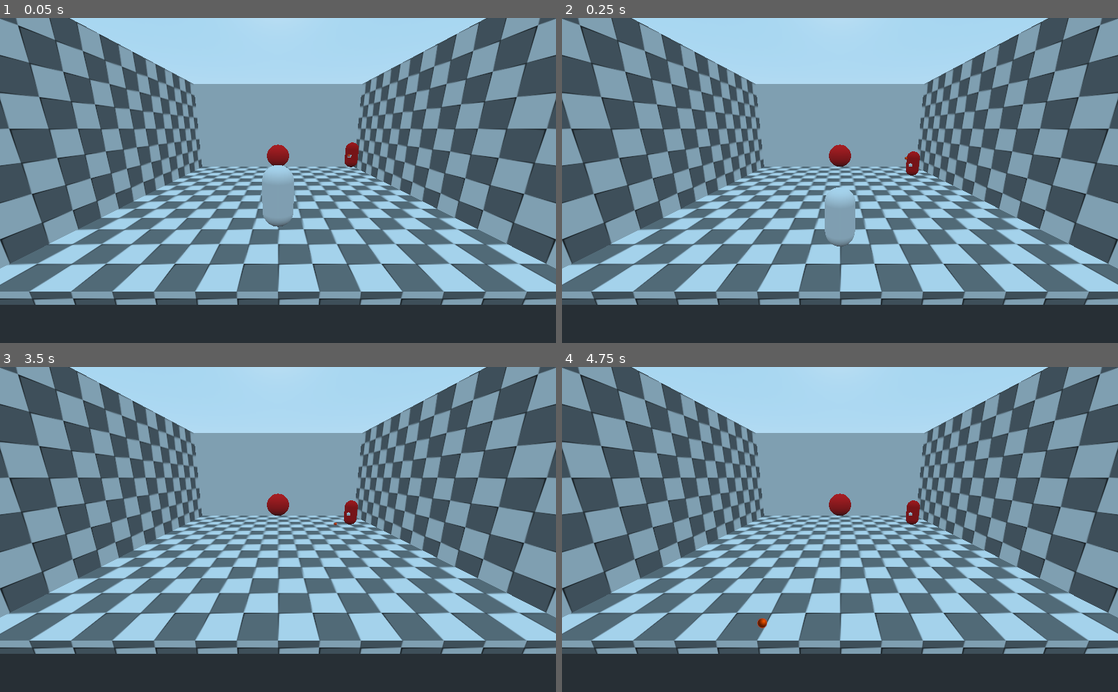
Above: before the commit, frames 1-4 (two rows, left to right).
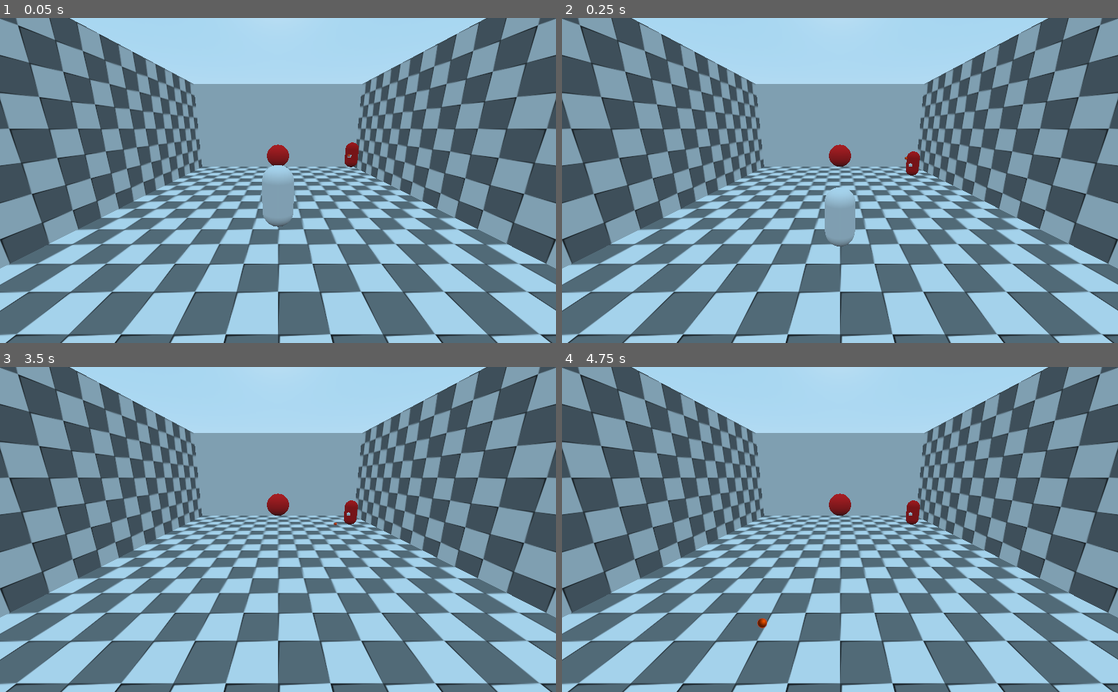
Above: after the commit, the same moments.

Repository: hellocld/bgsjam-xviii
Game: Godot game, scene res://Scenes/AAA_Primary/HallwayManager/HallwayManager.tscn
The game is run twice, just before and just after one commit, with the same random seed, the same clock (stepped at 60 frames per second) and the same inputs. The project has no main scene, so this scene is started directly.
Inputs:
- Up to frame 1 (0.05 s): no input
- Up to frame 2 (0.25 s): no input
- Up to frame 3 (3.5 s): tap Enter at 0.5, 2 s; tap Space at 1.25, 2.75 s
- Up to frame 4 (4.75 s): tap Enter at 4.25 s

The runs differ from the first frame. In frame 1, 15% of the frame differs, in the area x 0-100%, y 24-100%; in frame 2, 15%; in frame 3, 15%; in frame 4, 15%.
Error in both runs: Invalid get index 'global_transform' (on base: 'previously freed instance'). (res://Scenes/Creatures/Enemies/TestEnemy/WeaponPivot.gd:7)

Commit message:
Creature cleanup on hall completion

Diff:
--- a/Scenes/AAA_Primary/HallwayManager/HallwayManager.gd
+++ b/Scenes/AAA_Primary/HallwayManager/HallwayManager.gd
@@ -34,11 +34,11 @@
 
 
 func add_bullet(bullet:BaseCreature) -> void:
-	$Bullets.add_child(bullet)
+	get_active_hallway().add_creature(bullet)
 
 
 func add_enemy(enemy:BaseCreature) -> void:
-	$Enemies.add_child(enemy)
+	get_active_hallway().add_creature(enemy)
 
 
 func get_active_hallway() -> Hallway:
--- a/Scenes/AAA_Primary/HallwayManager/HallwayManager.tscn
+++ b/Scenes/AAA_Primary/HallwayManager/HallwayManager.tscn
@@ -7,10 +7,6 @@
 [node name="HallwayManager" type="Spatial"]
 script = ExtResource( 1 )
 Hallway_Tiles = [ ExtResource( 3 ) ]
-
-[node name="Enemies" type="Spatial" parent="."]
-
-[node name="Bullets" type="Spatial" parent="."]
 
 [node name="Hallways" type="Spatial" parent="."]
 __meta__ = {
--- a/Scenes/Creatures/AAA_Baseline/Health.gd
+++ b/Scenes/Creatures/AAA_Baseline/Health.gd
@@ -11,6 +11,8 @@
 	health = Max_Health
 
 func take_damage(damage) -> void:
+	if health <= 0:
+		return # no need to do the math or emit signals multiple times
 	health -= damage
 	if health <= 0:
 		emit_signal("killed")
--- a/Scenes/Hallways/AAA_Baseline/BaseHallway.gd
+++ b/Scenes/Hallways/AAA_Baseline/BaseHallway.gd
@@ -1,10 +1,26 @@
 class_name Hallway
 extends Spatial
+
+
+
+func add_creature(creature:BaseCreature) -> void:
+	$Creatures.add_child(creature)
 
 
 func get_next_hall_connector() -> Transform:
 	return $NextHallConnector.global_transform
 
 
+func cleanup_creatures() -> void:
+	for child in $Creatures.get_children():
+		for subchild in child.get_children():
+			if subchild.has_method("take_damage"):
+				subchild.take_damage(999999)
+
+
 func hall_ready_to_transition() -> void:
 	EventBus.emit_signal("hall_transtion_start")
+
+
+func _on_this_hall_completed() -> void:
+	cleanup_creatures()
--- a/Scenes/Hallways/AAA_Baseline/BaseHallway.tscn
+++ b/Scenes/Hallways/AAA_Baseline/BaseHallway.tscn
@@ -9,3 +9,5 @@
 __meta__ = {
 "_editor_description_": "Global transform where HallwayManager will instance next Hallway."
 }
+
+[node name="Creatures" type="Spatial" parent="."]
--- a/Scenes/Hallways/TestHallway/TestHallway.tscn
+++ b/Scenes/Hallways/TestHallway/TestHallway.tscn
@@ -25,32 +25,33 @@
 transform = Transform( 1, 0, 0, 0, 1, 0, 0, 0, 1, 0, 0, -4.5 )
 width = 8.0
 height = 0.2
-depth = 8.0
+depth = 10.0
 
 [node name="Wall" type="CSGBox" parent="Bounds" index="1"]
 transform = Transform( 1, 0, 0, 0, 1, 0, 0, 0, 1, 4, 2, -4.5 )
 width = 0.2
 height = 4.0
-depth = 8.0
+depth = 10.0
 
 [node name="Wall2" type="CSGBox" parent="Bounds" index="2"]
 transform = Transform( 1, 0, 0, 0, 1, 0, 0, 0, 1, -4, 2, -4.5 )
 width = 0.2
 height = 4.0
-depth = 8.0
+depth = 10.0
 
-[node name="HallCompleteSwitch" parent="." index="2" instance=ExtResource( 3 )]
-transform = Transform( 1, 0, 0, 0, 1, 0, 0, 0, 1, 0, 0.8, -5.9 )
-Hallway_Path = NodePath("..")
+[node name="Door" parent="." index="2" instance=ExtResource( 4 )]
 
-[node name="Door" parent="." index="3" instance=ExtResource( 4 )]
-
-[node name="Autostarter" type="Node" parent="." index="4"]
+[node name="Autostarter" type="Node" parent="." index="3"]
 script = ExtResource( 5 )
 Hallway_Path = NodePath("..")
 
-[node name="TestEnemy" parent="." index="5" instance=ExtResource( 6 )]
+[node name="TestEnemy" parent="Creatures" index="0" instance=ExtResource( 6 )]
 transform = Transform( -1, 0, -8.74228e-08, 0, 1, 0, 8.74228e-08, 0, -1, 3, 1, -5 )
 
-[connection signal="switch_destroyed" from="HallCompleteSwitch" to="Door" method="_on_HallCompleteSwitch_switch_destroyed"]
+[node name="HallCompleteSwitch" parent="Creatures" index="1" instance=ExtResource( 3 )]
+transform = Transform( 1, 0, 0, 0, 1, 0, 0, 0, 1, 0, 0.8, -5.9 )
+Hallway_Path = NodePath("../..")
+
 [connection signal="door_open" from="Door" to="." method="hall_ready_to_transition"]
+[connection signal="switch_destroyed" from="Creatures/HallCompleteSwitch" to="." method="_on_this_hall_completed"]
+[connection signal="switch_destroyed" from="Creatures/HallCompleteSwitch" to="Door" method="_on_HallCompleteSwitch_switch_destroyed"]
